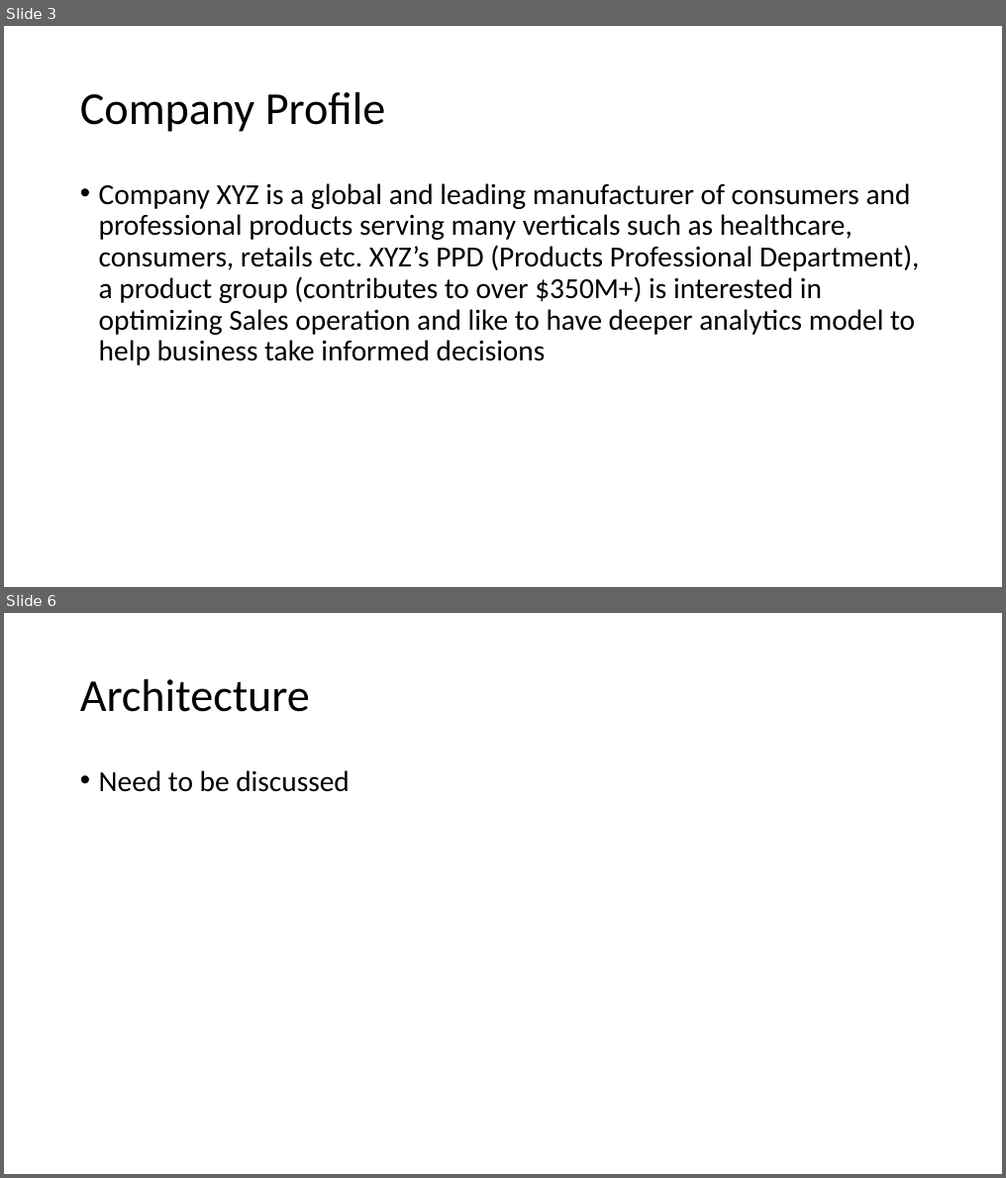
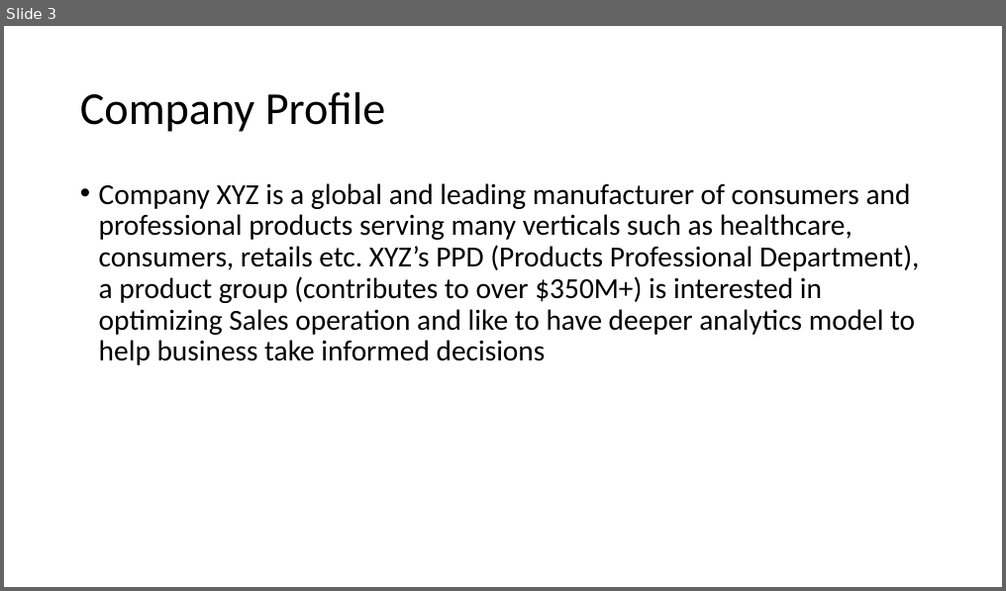
Before and after one commit to Priti001/ProductSaleProject, a slide deck: Project.pptx. Shown one above the other, each under a label of ours: slides 3 and 6 before the commit, slide 3 after it; the slides between them are not shown. The pictures are 1006x1178 and 1006x591 pixels, drawn with LibreOffice and Linux fonts; fonts in the diff are those of the drawing. Boxes give left, top, right and bottom in pixels: in the first picture for what was removed or moved away, otherwise in the second. Text is boxed around its words. In the diff, an @@ line names an element or a change of style, - is before the commit and + after.

```diff
--- a/Project.pptx
+++ b/Project.pptx
@@ slide 6 removed at box(4, 613, 1002, 1174), background #FFFFFF @@
@@ title removed at box(80, 679, 310, 712) @@
-Architecture
@@ text removed at box(99, 770, 350, 792) @@
-• Need to be discussed
```
Also in this commit, not shown: 3 slides changed, 1 slide added.
